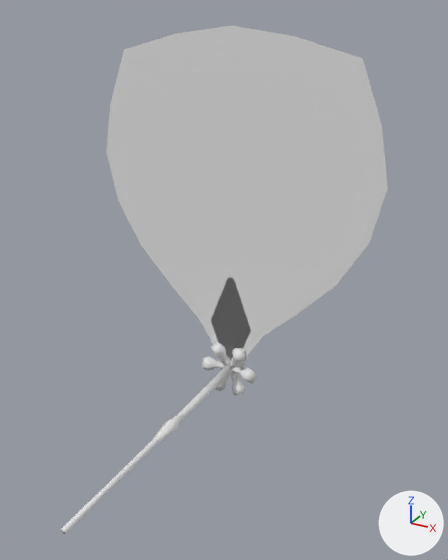
The glTF model static/models/flower/hibiscus.gltf, before and after one commit.
Camera for both pictures: a camera (50 mm lens) standing at (0.0729, -0.1364, 0.0954) and looking at (0.0131, -0.0276, 0.041). The lights are fixed; the arrows at lower right show +X, +Y and +Z. Where no turn or scale is listed for an object, it has been applied to the vertices.

Names of what the first picture shows: 'bud_inner', 'petal', 'stamen_center', 'stamen_ring', 'stamen_top'.
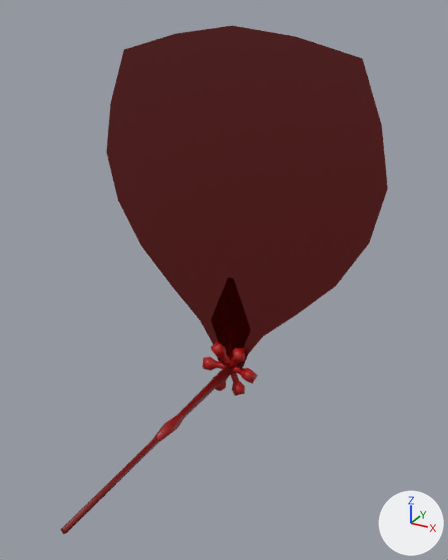
What differs and where, as boxes (x1, y1, x2, y2) in the pictures (448 x 560 px):
'petal', recoloured (grey to red): (106, 26, 388, 368) in both
'stamen_center', recoloured (white to red): (60, 363, 233, 534) in both
'stamen_ring', recoloured (white to red): (202, 341, 258, 396) in both
'bud_inner', recoloured (grey to black): (211, 278, 251, 360) in both
'stamen_top', recoloured (white to red): (153, 413, 184, 441) in both

The change, as a diff of the scene's bpy script:
```diff
--- a/static/models/flower/hibiscus.gltf.py
+++ b/static/models/flower/hibiscus.gltf.py
@@ mat_defaultmaterial_004 @@
+mat_defaultmaterial_004 = bpy.data.materials.new('DefaultMaterial.004')
+mat_defaultmaterial_004.use_nodes = True; mat_defaultmaterial_004.node_tree.nodes.clear()
+_N = mat_defaultmaterial_004.node_tree.nodes; _L = mat_defaultmaterial_004.node_tree.links
+n0 = _N.new('ShaderNodeOutputMaterial'); n0.name = 'Material Output'
+n1 = _N.new('ShaderNodeBsdfPrincipled'); n1.name = 'Principled BSDF'
+n2 = _N.new('ShaderNodeVertexColor'); n2.name = 'Color Attribute'
+_L.new(n1.outputs[0], n0.inputs[0])  # 'BSDF' to 'Surface'
+_L.new(n2.outputs[0], n1.inputs[0])  # 'Color' to 'Base Color'
@@ mat_defaultmaterial_003 @@
+mat_defaultmaterial_003 = bpy.data.materials.new('DefaultMaterial.003')
+mat_defaultmaterial_003.use_nodes = True; mat_defaultmaterial_003.node_tree.nodes.clear()
+_N = mat_defaultmaterial_003.node_tree.nodes; _L = mat_defaultmaterial_003.node_tree.links
+n0 = _N.new('ShaderNodeOutputMaterial'); n0.name = 'Material Output'
+n1 = _N.new('ShaderNodeBsdfPrincipled'); n1.name = 'Principled BSDF'
+n2 = _N.new('ShaderNodeVertexColor'); n2.name = 'Color Attribute'
+_L.new(n1.outputs[0], n0.inputs[0])  # 'BSDF' to 'Surface'
+_L.new(n2.outputs[0], n1.inputs[0])  # 'Color' to 'Base Color'
@@ mat_defaultmaterial_002 @@
+mat_defaultmaterial_002 = bpy.data.materials.new('DefaultMaterial.002')
+mat_defaultmaterial_002.use_nodes = True; mat_defaultmaterial_002.node_tree.nodes.clear()
+_N = mat_defaultmaterial_002.node_tree.nodes; _L = mat_defaultmaterial_002.node_tree.links
+n0 = _N.new('ShaderNodeOutputMaterial'); n0.name = 'Material Output'
+n1 = _N.new('ShaderNodeBsdfPrincipled'); n1.name = 'Principled BSDF'
+n2 = _N.new('ShaderNodeVertexColor'); n2.name = 'Color Attribute'
+_L.new(n1.outputs[0], n0.inputs[0])  # 'BSDF' to 'Surface'
+_L.new(n2.outputs[0], n1.inputs[0])  # 'Color' to 'Base Color'
@@ mat_defaultmaterial_001 @@
+mat_defaultmaterial_001 = bpy.data.materials.new('DefaultMaterial.001')
+mat_defaultmaterial_001.use_nodes = True; mat_defaultmaterial_001.node_tree.nodes.clear()
+_N = mat_defaultmaterial_001.node_tree.nodes; _L = mat_defaultmaterial_001.node_tree.links
+n0 = _N.new('ShaderNodeOutputMaterial'); n0.name = 'Material Output'
+n1 = _N.new('ShaderNodeBsdfPrincipled'); n1.name = 'Principled BSDF'
+n2 = _N.new('ShaderNodeVertexColor'); n2.name = 'Color Attribute'
+_L.new(n1.outputs[0], n0.inputs[0])  # 'BSDF' to 'Surface'
+_L.new(n2.outputs[0], n1.inputs[0])  # 'Color' to 'Base Color'
@@ mat_defaultmaterial @@
+mat_defaultmaterial = bpy.data.materials.new('DefaultMaterial')
+mat_defaultmaterial.use_nodes = True; mat_defaultmaterial.node_tree.nodes.clear()
+_N = mat_defaultmaterial.node_tree.nodes; _L = mat_defaultmaterial.node_tree.links
+n0 = _N.new('ShaderNodeOutputMaterial'); n0.name = 'Material Output'
+n1 = _N.new('ShaderNodeBsdfPrincipled'); n1.name = 'Principled BSDF'
+n2 = _N.new('ShaderNodeVertexColor'); n2.name = 'Color Attribute'
+_L.new(n1.outputs[0], n0.inputs[0])  # 'BSDF' to 'Surface'
+_L.new(n2.outputs[0], n1.inputs[0])  # 'Color' to 'Base Color'
@@ me_object_merge1 @@
 me_object_merge1.from_pydata(...)  # 45 vertices, 64 faces; spans x -0.0396..0.0396, y 0.0, z -0.0024..0.0916
+# me_object_merge1 part 1: vertex colours changed
+me_object_merge1.materials.append(mat_defaultmaterial)
@@ me_object_merge1_001 @@
 me_object_merge1_001.from_pydata(...)  # 20 vertices, 36 faces; spans x -0.0017..0.0017, y -0.07..0.0, z -0.0017..0.0017
+me_object_merge1_001.materials.append(mat_defaultmaterial_001)
@@ me_object_merge1_002 @@
 me_object_merge1_002.from_pydata(...)  # 28 vertices, 52 faces; spans x -0.002..0.002, y -0.0376..0.0, z -0.002..0.002
+me_object_merge1_002.materials.append(mat_defaultmaterial_002)
@@ me_object_merge1_003 @@
 me_object_merge1_003.from_pydata(...)  # 120 vertices, 216 faces; spans x -0.0088..0.0088, y -0.0035..0.0013, z -0.0079..0.0079
+me_object_merge1_003.materials.append(mat_defaultmaterial_003)
@@ me_object_merge1_004 @@
 me_object_merge1_004.from_pydata(...)  # 15 vertices, 16 faces; spans x -0.0064..0.0064, y 0.0, z 0.0..0.0283
+me_object_merge1_004.materials.append(mat_defaultmaterial_004)
```
